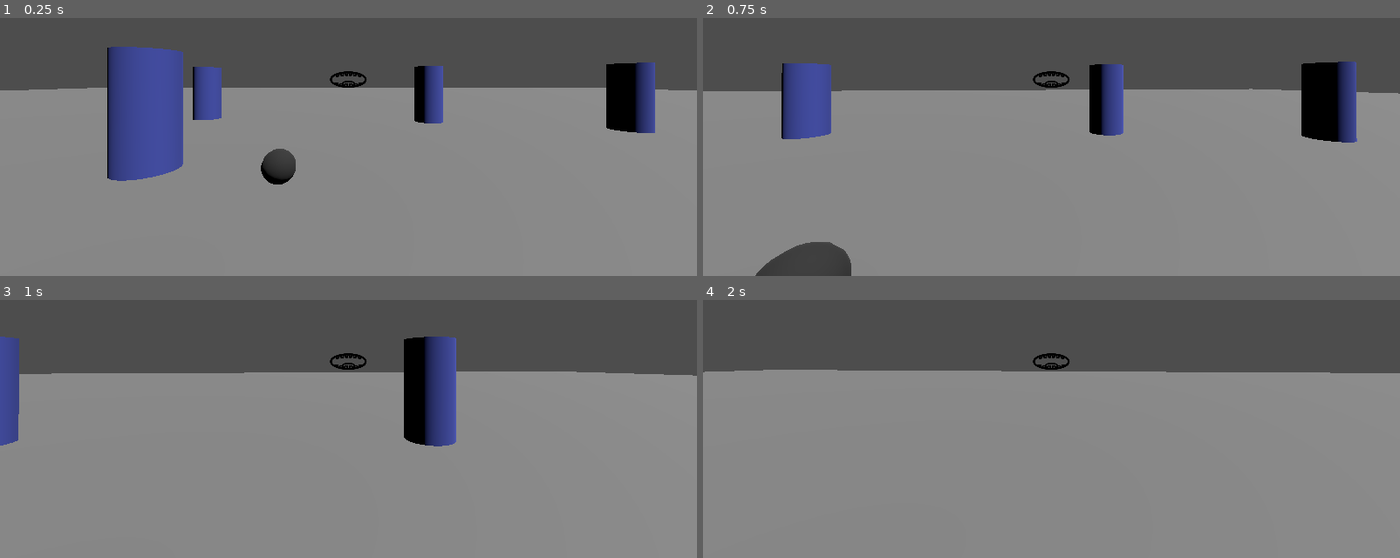
Above: before the commit, frames 1-4 (two rows, left to right).
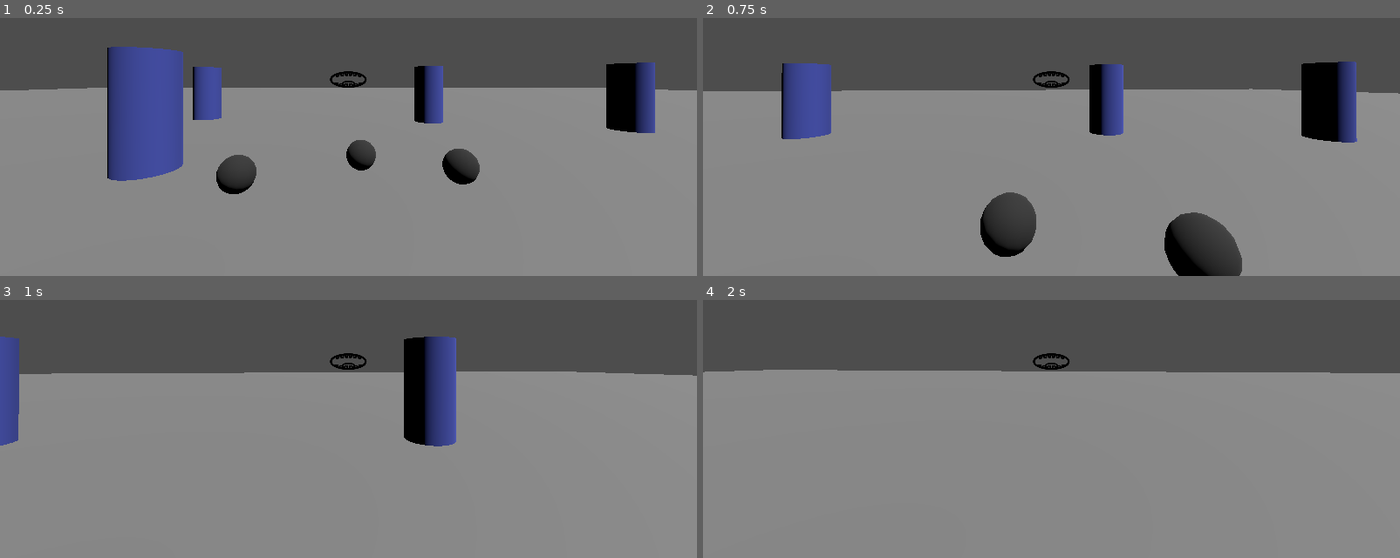
Above: after the commit, the same moments.

Repository: Adam-Gallina/ldj57
Game: Godot game, scene res://test_map.tscn
The game is run twice, just before and just after one commit, with the same random seed, the same clock (stepped at 60 frames per second) and the same inputs. The engine's default icon, where the game draws it, is replaced by a stand-in: a white triangle on a blue panel in a dark square.
Inputs (mouse positions are in pixels of both pictures, inside the frame that each line leads up to):
- Up to frame 1 (0.25 s): no input
- Up to frame 2 (0.75 s): tap Enter at 0.5 s; move the mouse to (1086, 79) at 0.52 s; hold W (Forward) from 0.53 s (still down); hold Shift from 0.53 s (still down); click (1086, 79) at 0.6 s
- Up to frame 3 (1 s): keep holding W (Forward); keep holding Shift
- Up to frame 4 (2 s): keep holding W (Forward); move the mouse to (1016, 364) at 1.27 s; release Shift at 1.28 s; tap Shift at 1.35 s; click (1016, 364) at 1.55 s

The runs differ from the first frame. In frame 1, 2.2% of the frame differs, in the area x 31-69%, y 47-69%; in frame 2, 5.1%, in the area x 7-78%, y 67-100%; in frame 3, nothing differs; in frame 4, nothing differs.

Commit message:
Added basic inventory

Diff:
--- a/InteractiveObjects/grabbable.gd
+++ b/InteractiveObjects/grabbable.gd
@@ -2,6 +2,7 @@
 class_name Grabbable
 
 @export var ItemName = "Unnamed Item"
+@export var InventoryImage : Texture2D
 
 func interact():
     return true
--- /dev/null
+++ b/InteractiveObjects/placeable.gd
@@ -0,0 +1,5 @@
+extends Interactive
+
+
+func interact():
+    pass
--- /dev/null
+++ b/InteractiveObjects/test_puzzle_item.tscn
@@ -0,0 +1,30 @@
+[gd_scene load_steps=6 format=3 uid="uid://dbfj5qin4rqax"]
+
+[ext_resource type="Script" uid="uid://dn1xdkf1cabjq" path="res://InteractiveObjects/grabbable.gd" id="1_n0kkb"]
+[ext_resource type="Texture2D" uid="uid://dfgqcge6beyph" path="res://icon.svg" id="2_myd0d"]
+
+[sub_resource type="SphereShape3D" id="SphereShape3D_7g2ph"]
+radius = 0.25
+
+[sub_resource type="StandardMaterial3D" id="StandardMaterial3D_wwsfp"]
+albedo_color = Color(0.221665, 0.221665, 0.221665, 1)
+
+[sub_resource type="SphereMesh" id="SphereMesh_5m51f"]
+radius = 0.25
+height = 0.5
+radial_segments = 16
+rings = 8
+
+[node name="TestItem" type="StaticBody3D"]
+collision_layer = 8
+collision_mask = 12
+script = ExtResource("1_n0kkb")
+ItemName = "Stone"
+InventoryImage = ExtResource("2_myd0d")
+
+[node name="CollisionShape3D" type="CollisionShape3D" parent="."]
+shape = SubResource("SphereShape3D_7g2ph")
+
+[node name="MeshInstance3D" type="MeshInstance3D" parent="."]
+material_override = SubResource("StandardMaterial3D_wwsfp")
+mesh = SubResource("SphereMesh_5m51f")
--- /dev/null
+++ b/Player/UI/inventory_item.tscn
@@ -0,0 +1,6 @@
+[gd_scene load_steps=2 format=3 uid="uid://1muu1htrdsua"]
+
+[ext_resource type="Texture2D" uid="uid://dfgqcge6beyph" path="res://icon.svg" id="1_7d0lf"]
+
+[node name="TextureRect" type="TextureRect"]
+texture = ExtResource("1_7d0lf")
--- a/Player/inventory.gd
+++ b/Player/inventory.gd
@@ -3,27 +3,61 @@
 var stones : Array[Node3D] = []
 
 var items : Dictionary = {}
+var imgs : Dictionary = {}
+@export var InventoryImageScene : PackedScene
+@onready var _inventory = $PlayerUILayer/Inventory/HBoxContainer
+@onready var _inventory_ui = $PlayerUILayer/Inventory
+
+func _ready() -> void:
+	Input.mouse_mode = Input.MOUSE_MODE_CAPTURED
+	hide_ui()
+
+func _process(_delta):
+	if Input.is_action_just_pressed('menu_pause'):
+		if Input.is_key_pressed(KEY_SHIFT):
+			get_tree().quit.call_deferred()
+
+		Input.mouse_mode = Input.MOUSE_MODE_CAPTURED if Input.mouse_mode == Input.MOUSE_MODE_VISIBLE else Input.MOUSE_MODE_VISIBLE
+
 
 func add_item(item):
-    if not item is Grabbable: return
+	if not item is Grabbable: return
 
-    if item.ItemName == 'Stone':
-        stones.append(item)
-        item.get_parent().remove_child(item)
-    else:
-        items[item.ItemName] = item
+	if item.ItemName == 'Stone':
+		stones.append(item)
+		item.get_parent().remove_child(item)
+	else:
+		items[item.ItemName] = item
+		item.get_parent().remove_child(item)
+
+		var i = InventoryImageScene.instantiate()
+		i.texture = item.InventoryImage
+		_inventory.add_child(i)
+		imgs[item.ItemName] = i
 
 func contains_item(item_name):
-    return items.find_key(item_name)
+	return items.find_key(item_name)
 
 func remove_item(item_name):
-    if contains_item(item_name):
-        var item = items[item_name]
-        items.erase(item_name)
-        return item
-    return null
+	if contains_item(item_name):
+		var item = items[item_name]
+		items.erase(item_name)
+
+		imgs[item_name].queue_free()
+		imgs.erase(item_name)
+		return item
+	return null
 
 func remove_stone():
-    var s = stones.pop_front()
-    get_parent().get_parent().add_child(s)
-    return s
+	var s = stones.pop_front()
+	get_parent().get_parent().add_child(s)
+	return s
+
+
+func hide_ui():
+	_inventory_ui.hide()
+
+func toggle_ui():
+	_inventory_ui.visible = !_inventory_ui.visible
+	Input.mouse_mode = Input.MOUSE_MODE_VISIBLE if _inventory_ui.visible else Input.MOUSE_MODE_CAPTURED
+	return _inventory_ui.visible
--- /dev/null
+++ b/Player/inventory.tscn
@@ -0,0 +1,59 @@
+[gd_scene load_steps=5 format=3 uid="uid://pnydfdiv55s0"]
+
+[ext_resource type="Script" uid="uid://djxg3vwa8oe4t" path="res://Player/inventory.gd" id="1_jh2io"]
+[ext_resource type="PackedScene" uid="uid://1muu1htrdsua" path="res://Player/UI/inventory_item.tscn" id="2_us6v5"]
+[ext_resource type="Texture2D" uid="uid://nm8xwqgqnuib" path="res://Player/Mouth.png" id="3_uleqn"]
+[ext_resource type="Texture2D" uid="uid://dfgqcge6beyph" path="res://icon.svg" id="4_0dko7"]
+
+[node name="Inventory" type="Node"]
+script = ExtResource("1_jh2io")
+InventoryImageScene = ExtResource("2_us6v5")
+
+[node name="PlayerUILayer" type="CanvasLayer" parent="."]
+
+[node name="TextureRect" type="TextureRect" parent="PlayerUILayer"]
+anchors_preset = 8
+anchor_left = 0.5
+anchor_top = 0.5
+anchor_right = 0.5
+anchor_bottom = 0.5
+offset_left = -32.0
+offset_top = -32.0
+offset_right = 32.0
+offset_bottom = 32.0
+grow_horizontal = 2
+grow_vertical = 2
+texture = ExtResource("3_uleqn")
+expand_mode = 2
+stretch_mode = 4
+
+[node name="Inventory" type="Control" parent="PlayerUILayer"]
+layout_mode = 3
+anchors_preset = 15
+anchor_right = 1.0
+anchor_bottom = 1.0
+grow_horizontal = 2
+grow_vertical = 2
+
+[node name="HBoxContainer" type="HBoxContainer" parent="PlayerUILayer/Inventory"]
+layout_mode = 1
+anchors_preset = 12
+anchor_top = 1.0
+anchor_right = 1.0
+anchor_bottom = 1.0
+offset_top = -106.0
+offset_bottom = -24.0
+grow_horizontal = 2
+grow_vertical = 0
+alignment = 1
+
+[node name="TextureRect" parent="PlayerUILayer/Inventory/HBoxContainer" instance=ExtResource("2_us6v5")]
+layout_mode = 2
+
+[node name="TextureRect2" type="TextureRect" parent="PlayerUILayer/Inventory/HBoxContainer"]
+layout_mode = 2
+texture = ExtResource("4_0dko7")
+
+[node name="TextureRect3" type="TextureRect" parent="PlayerUILayer/Inventory/HBoxContainer"]
+layout_mode = 2
+texture = ExtResource("4_0dko7")
--- a/Player/player.tscn
+++ b/Player/player.tscn
@@ -1,8 +1,6 @@
-[gd_scene load_steps=5 format=3 uid="uid://fcfvs6lptyxx"]
+[gd_scene load_steps=3 format=3 uid="uid://fcfvs6lptyxx"]
 
 [ext_resource type="Script" uid="uid://flotiam5n1l6" path="res://Player/player_controller.gd" id="1_4flbx"]
-[ext_resource type="Texture2D" uid="uid://nm8xwqgqnuib" path="res://Player/Mouth.png" id="2_4ntmi"]
-[ext_resource type="Script" uid="uid://djxg3vwa8oe4t" path="res://Player/inventory.gd" id="3_btcbx"]
 
 [sub_resource type="CapsuleShape3D" id="CapsuleShape3D_onrkg"]
 
@@ -19,24 +17,3 @@
 [node name="RayCast3D" type="RayCast3D" parent="Camera3D"]
 target_position = Vector3(0, 0, -100)
 collision_mask = 10
-
-[node name="CanvasLayer" type="CanvasLayer" parent="."]
-
-[node name="TextureRect" type="TextureRect" parent="CanvasLayer"]
-anchors_preset = 8
-anchor_left = 0.5
-anchor_top = 0.5
-anchor_right = 0.5
-anchor_bottom = 0.5
-offset_left = -32.0
-offset_top = -32.0
-offset_right = 32.0
-offset_bottom = 32.0
-grow_horizontal = 2
-grow_vertical = 2
-texture = ExtResource("2_4ntmi")
-expand_mode = 2
-stretch_mode = 4
-
-[node name="Inventory" type="Node" parent="."]
-script = ExtResource("3_btcbx")
--- a/Player/player_controller.gd
+++ b/Player/player_controller.gd
@@ -5,7 +5,6 @@
 
 @export_category('Interaction')
 @export var MaxInteractionDist = 10
-@onready var _inventory = $Inventory
 
 @export_category('Combat')
 @export var AttackDamage = 1
@@ -13,7 +12,6 @@
 
 @export_category('Camera')
 @export var CamSpeed = .125
-var curr_pan_mod = 1
 @export var MinPitch = -90.
 @export var MaxPitch = 90.
 var pitch:
@@ -22,23 +20,14 @@
 var yaw:
 	set(val): rotation.y = val
 	get: return rotation.y
+var _disable_cam = false
 
 
 @onready var cam: Camera3D = $Camera3D
 @onready var raycast: RayCast3D = $Camera3D/RayCast3D
 
 
-func _ready() -> void:
-	Input.mouse_mode = Input.MOUSE_MODE_CAPTURED
-
-
 func _process(delta):
-	if Input.is_action_just_pressed('menu_pause'):
-		if Input.is_key_pressed(KEY_SHIFT):
-			get_tree().quit.call_deferred()
-
-		Input.mouse_mode = Input.MOUSE_MODE_CAPTURED if Input.mouse_mode == Input.MOUSE_MODE_VISIBLE else Input.MOUSE_MODE_VISIBLE
-
 	_handle_input(delta)
 
 	velocity = _handle_movement(delta)
@@ -56,26 +45,29 @@
 	return dir
 
 func _handle_input(_delta):
+	if Input.is_action_just_pressed('Inventory'):
+		_disable_cam = Inventory.toggle_ui()
+
 	if Input.is_action_just_pressed('Fire'):
 		if raycast.is_colliding():
 			var hit = raycast.get_collider()
 			if hit is Interactive and global_position.distance_to(hit.global_position) <= MaxInteractionDist:
 				if hit is Grabbable:
 					if hit.interact():
-						_inventory.add_item(hit)
+						Inventory.add_item(hit)
 				else:
 					hit.interact()
 			#elif hit is EnemyBase:
 			#	hit.damage(AttackDamage)
-		else:
-			var s = _inventory.remove_stone()
-			if s != null:
-				_throw_stone(s)
+		#else:
+		#	var s = _inventory.remove_stone()
+		#	if s != null:
+		#		_throw_stone(s)
 
 
-func _throw_stone(stone:RigidBody3D):
-	stone.global_position = raycast.global_position
-	stone.linear_velocity = -raycast.global_transform.basis.z * ThrowStrenth
+#func _throw_stone(stone:RigidBody3D):
+#	stone.global_position = raycast.global_position
+#	stone.linear_velocity = -raycast.global_transform.basis.z * ThrowStrenth
 
 
 func set_camera(p: float, y: float):
@@ -85,12 +77,12 @@
 	pitch = p
 
 func _rotate_camera(dp: float, dy: float):
-	yaw -= dy * CamSpeed * curr_pan_mod * PI / 180
-	var p = pitch * 180 / PI - dp * CamSpeed * curr_pan_mod
+	yaw -= dy * CamSpeed * PI / 180
+	var p = pitch * 180 / PI - dp * CamSpeed
 	if p < MinPitch: p = MinPitch
 	elif p > MaxPitch: p = MaxPitch
 	pitch = p * PI / 180
 
 func _input(event):
-	if event is InputEventMouseMotion:
+	if event is InputEventMouseMotion and not _disable_cam:
 		_rotate_camera(event.relative.y, event.relative.x)
--- a/project.godot
+++ b/project.godot
@@ -14,6 +14,10 @@
 run/main_scene="uid://bg2fd2c5t3wyv"
 config/features=PackedStringArray("4.4", "GL Compatibility")
 config/icon="res://icon.svg"
+
+[autoload]
+
+Inventory="*res://Player/inventory.tscn"
 
 [input]
 
@@ -47,6 +51,11 @@
 "events": [Object(InputEventMouseButton,"resource_local_to_scene":false,"resource_name":"","device":-1,"window_id":0,"a …(258 unchanged characters)…
 ]
 }
+Inventory={
+"deadzone": 0.2,
+"events": [Object(InputEventKey,"resource_local_to_scene":false,"resource_name":"","device":-1,"window_id":0,"alt_pressed":false,"shift_pressed":false,"ctrl_pressed":false,"meta_pressed":false,"pressed":false,"keycode":0,"physical_keycode":4194306,"key_label":0,"unicode":0,"location":0,"echo":false,"script":null)
+]
+}
 
 [layer_names]
 
--- a/test_map.tscn
+++ b/test_map.tscn
@@ -2,7 +2,7 @@
 
 [ext_resource type="PackedScene" uid="uid://fcfvs6lptyxx" path="res://Player/player.tscn" id="1_4qc02"]
 [ext_resource type="PackedScene" uid="uid://mecow5oc1hsn" path="res://InteractiveObjects/lever.tscn" id="2_4wuf8"]
-[ext_resource type="PackedScene" uid="uid://bylpqhh4h8jpi" path="res://InteractiveObjects/stone.tscn" id="3_s02eq"]
+[ext_resource type="PackedScene" uid="uid://dbfj5qin4rqax" path="res://InteractiveObjects/test_puzzle_item.tscn" id="3_s02eq"]
 
 [sub_resource type="NavigationMesh" id="NavigationMesh_4wuf8"]
 vertices = PackedVector3Array(-10.75, 0.499998, -5.25, -6.75, 0.499998, -9.75, -6.75, 0.499998, -10.75, -12.25, 0.49999 …(2110 unchanged characters)…
@@ -212,8 +212,17 @@
 visible = false
 mesh = SubResource("SphereMesh_s02eq")
 
-[node name="Stone" parent="." instance=ExtResource("3_s02eq")]
-transform = Transform3D(1, 0, 0, 0, 1, 0, 0, 0, 1, -1.01131, 0.25, -3.71499)
+[node name="TestItem" parent="." instance=ExtResource("3_s02eq")]
+transform = Transform3D(1, 0, 0, 0, 1, 0, 0, 0, 1, -1.48926, 0.25, -3.40302)
+ItemName = "Item1"
+
+[node name="TestItem2" parent="." instance=ExtResource("3_s02eq")]
+transform = Transform3D(1, 0, 0, 0, 1, 0, 0, 0, 1, 0.211205, 0.25, -4.2804)
+ItemName = "Item2"
+
+[node name="TestItem3" parent="." instance=ExtResource("3_s02eq")]
+transform = Transform3D(1, 0, 0, 0, 1, 0, 0, 0, 1, 1.63192, 0.25, -3.7156)
+ItemName = "Item3"
 
 [connection signal="activatated" from="Lever" to="MeshInstance3D" method="show"]
 [connection signal="deactivated" from="Lever" to="MeshInstance3D" method="hide"]
Not shown, added: InteractiveObjects/placeable.gd.uid
